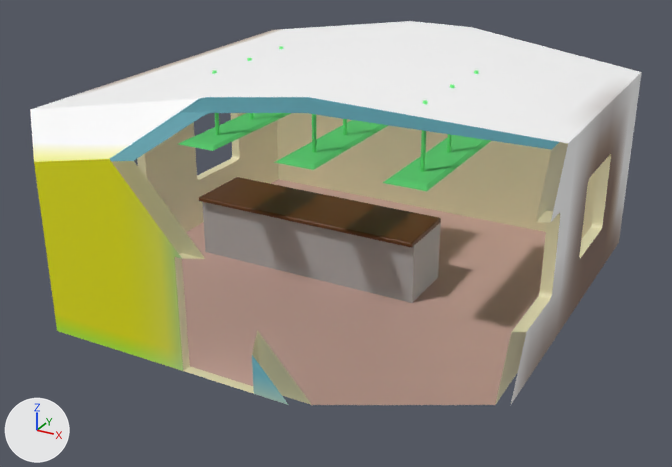
What one commit did to the Blender file Assets/_CookieClicker/3Dmodels/Blendfiles/Environment.blend.
One viewpoint serves both versions: a 50 mm camera at (7.58, -14.13, 7.95) aimed at (0.05, -0.44, 1.11). Every picture has the same lights, and +X, +Y and +Z are marked at lower left. Everything nearer to the camera than a plane just in front of the edit is cut away.

Objects in the first picture: 'Building', 'CounterTop', 'Ligh.001', 'Ligh.002', 'Ligh.003'.
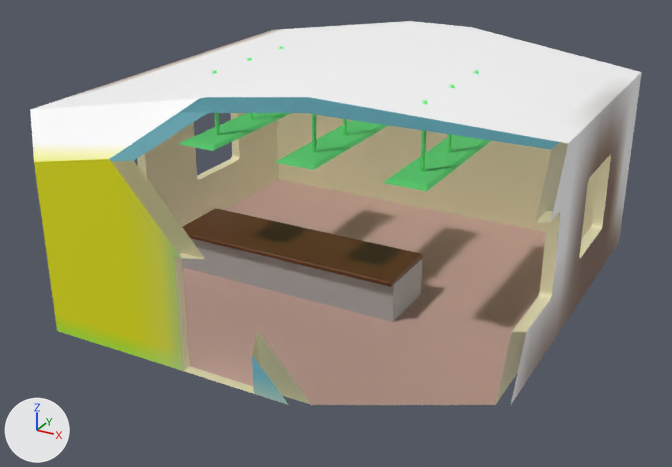
Location of each change, [x1, y1, x2, y2] in pixels of the pictures (672 x 467 px):
'CounterTop', reshaped, moved (9% shorter): before [199, 177, 441, 303]; after [182, 208, 422, 322]

The change, as a diff of the scene's bpy script:
```diff
--- a/Assets/_CookieClicker/3Dmodels/Blendfiles/Environment.blend.py
+++ b/Assets/_CookieClicker/3Dmodels/Blendfiles/Environment.blend.py
@@ me_cube @@
 me_cube.from_pydata(...)  # 104 vertices, 94 faces; spans x -3.04..1.56, y -0.45..0.88, z -1.45..-0.2
 # used by ob_countertop; location = (0.0, 0.0, 1.43)
+# me_cube part 1: all 84 vertices in x -3.04..1.56, y -0.45..0.88, z -0.34..-0.2 are moved by (0.0, 0.0, -0.41)
 me_cube.materials.append(mat_environment)
@@ ob_countertop @@
 ob_countertop = bpy.data.objects.new('CounterTop', me_cube)
-ob_countertop.location = (0.0, 0.0, 1.43)
+ob_countertop.location = (0.0, -0.8, 1.43)
```
